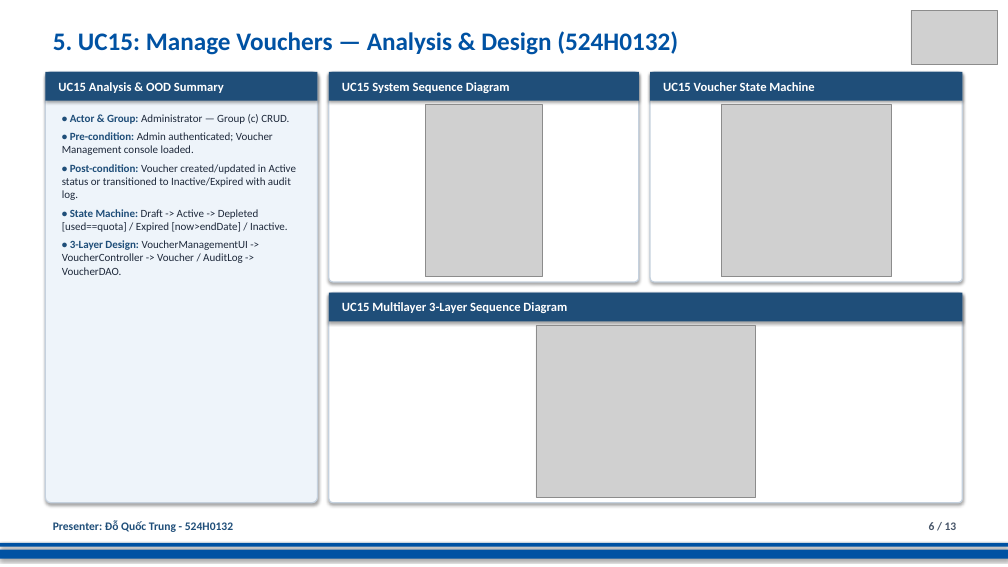
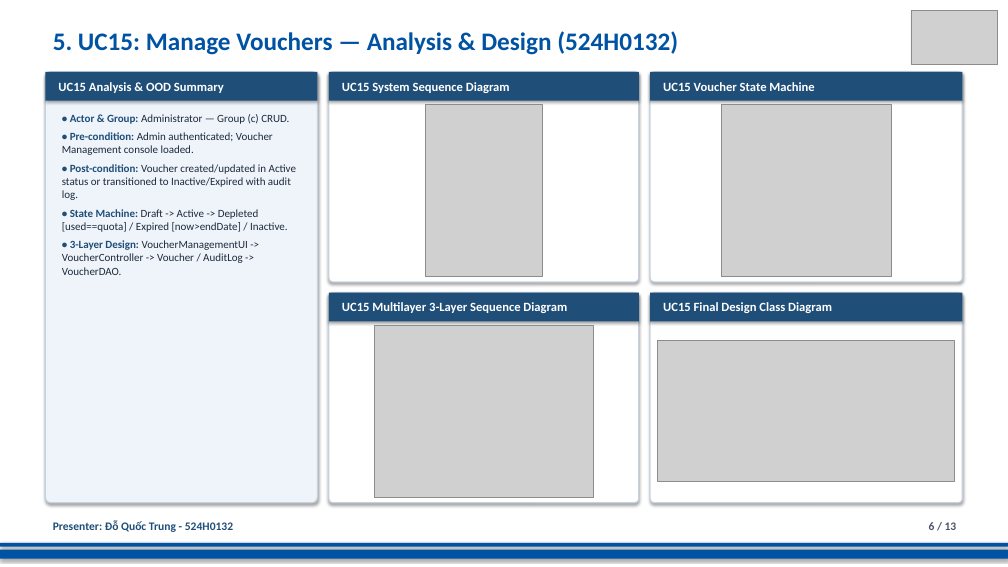
Before and after one commit to DoQuocTrung06/SaigonBite-RAD-TeamF10, a slide deck: slide 6 of Part_2/TeamF10_Presentation_for_SaigonBite.pptx. Drawn at 1008x567 pixels with LibreOffice and Linux fonts; fonts in the diff are those of the drawing; grey boxes stand for pictures. Boxes give left, top, right and bottom in pixels: in the first picture for what was removed or moved away, otherwise in the second. Text is boxed around its words. In the diff, an @@ line names an element or a change of style, - is before the commit and + after.

Commit message:
UC3 & UC14: preserve image_Trung DCDs and synchronize Part 2 report and presentation (524H0031)

```diff
--- a/Part_2/TeamF10_Presentation_for_SaigonBite.pptx
+++ b/Part_2/TeamF10_Presentation_for_SaigonBite.pptx
@@ rectangle "UC15 Multilayer 3-Layer Sequence Diagram" resized from (x1=329, y1=293, x2=963, y2=321) to (x1=329, y1=293, x2=639, y2=321) @@
@@ rounded rectangle resized from (x1=329, y1=293, x2=963, y2=503) to (x1=329, y1=293, x2=639, y2=503) @@
@@ rounded rectangle added at (x1=650, y1=293, x2=963, y2=503), fill #FFFFFF, outline #C5D1DE 1.2 pt @@
@@ rectangle added at (x1=650, y1=293, x2=963, y2=321), fill #1F4E79, 12 pt, text #FFFFFF, bold @@
+UC15 Final Design Class Diagram
@@ picture moved from (x1=536, y1=325, x2=755, y2=498) to (x1=374, y1=325, x2=594, y2=498) @@
@@ picture added at (x1=658, y1=341, x2=955, y2=482) @@
```
Also in this commit, not shown: 1 other slide changed, 11 other files.
